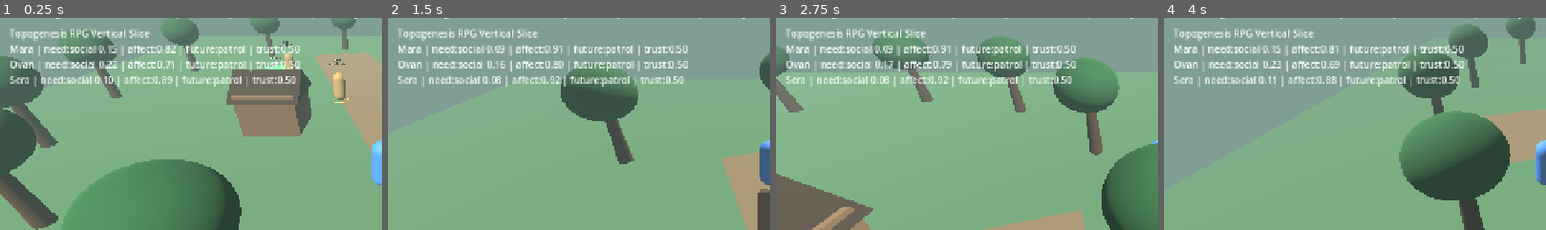
Above: before the commit, frames 1-4 (left to right).
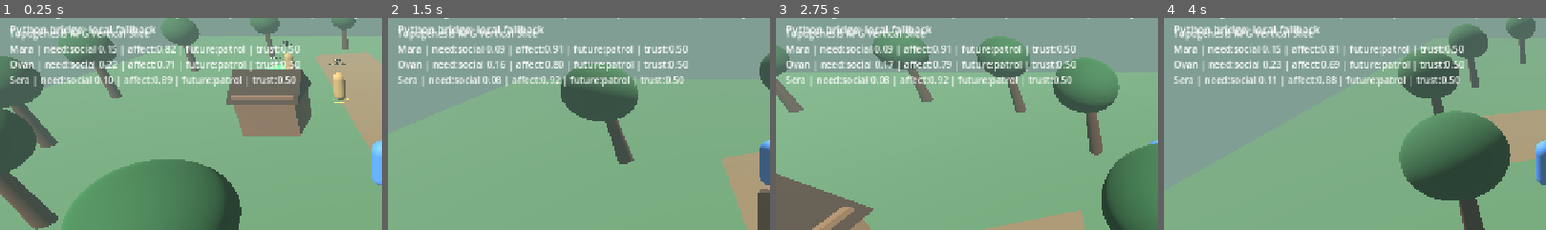
Above: after the commit, the same moments.

Repository: Homeo-X/Topogenesis
Game: Godot game, scene res://scenes/main.tscn
Two runs of this game, one before a commit and one after it. Both use one fixed random seed, a clock stepped at 60 frames per second and the inputs below.
Inputs:
- Up to frame 1 (0.25 s): no input
- Up to frame 2 (1.5 s): hold D (move_right) 0.53-1.28 s; hold E (interact) 0.53-1.28 s; hold S (move_back) from 1.28 s (still down); tap Shift (sprint) at 1.35 s
- Up to frame 3 (2.75 s): release S (move_back) at 2.03 s; hold D (move_right) from 2.03 s (still down); hold E (interact) from 2.03 s (still down)
- Up to frame 4 (4 s): release D (move_right) at 2.78 s; release E (interact) at 2.78 s; hold W (move_forward) 2.78-3.53 s; tap Shift (sprint) at 2.85 s; hold A (move_left) from 3.53 s (still down); hold E (interact) from 3.53 s (still down)
The pictures show only the part of the screen within x 0-50%, y 8-58%; the shares and areas given below are measured in that part.

The runs differ from the first frame. In frame 1, 0.8% of the frame differs, in the area x 2-41%, y 3-9%; in frame 2, 0.8%; in frame 3, 0.8%; in frame 4, 0.8%.

Commit message:
Add Python cognition bridge for Godot

Diff:
--- a/godot/scripts/debug_hud.gd
+++ b/godot/scripts/debug_hud.gd
@@ -43,7 +43,11 @@
 	if dialogue_timer <= 0.0 and not dialogue_label.text.begins_with("WASD"):
 		dialogue_label.text = "WASD move | Shift sprint/threat | E interact | F1 debug | F5 save | F9 load | Esc pause"
 
-	objective_label.text = "%s\n%s" % [GameDirector.objective_text(), GameDirector.status_text()]
+	objective_label.text = "%s\n%s\n%s" % [
+		GameDirector.objective_text(),
+		GameDirector.status_text(),
+		TopogenesisBridge.backend_status(),
+	]
 	var lines: Array[String] = ["Topogenesis RPG Vertical Slice"]
 	for npc in get_tree().get_nodes_in_group("npc"):
 		if npc.has_method("debug_summary"):
--- a/godot/scripts/topogenesis_bridge.gd
+++ b/godot/scripts/topogenesis_bridge.gd
@@ -1,8 +1,22 @@
 extends Node
 
 const MAX_MEMORY_EVENTS := 128
+const BACKEND_URL := "http://127.0.0.1:8765/step"
 
 var npc_states: Dictionary = {}
+var npc_pressures: Dictionary = {}
+var backend_online := false
+var backend_pending := false
+var backend_tick := 0
+var http_request: HTTPRequest
+var poll_timer := 0.0
+
+
+func _ready() -> void:
+	http_request = HTTPRequest.new()
+	http_request.timeout = 0.35
+	http_request.request_completed.connect(_on_backend_response)
+	add_child(http_request)
 
 
 func register_npc(npc_id: String, display_name: String) -> void:
@@ -34,6 +48,12 @@
 	var resource: float = clampf(float(world_pressure.get("resource", 0.0)), 0.0, 1.0)
 	var player_help: float = clampf(float(world_pressure.get("player_help", 0.0)), 0.0, 1.0)
 	var player_threat: float = clampf(float(world_pressure.get("player_threat", 0.0)), 0.0, 1.0)
+	npc_pressures[npc_id] = {
+		"hazard": hazard,
+		"resource": resource,
+		"player_help": player_help,
+		"player_threat": player_threat,
+	}
 
 	state.energy = clampf(state.energy - 0.006 * delta + 0.018 * resource * delta, 0.0, 1.0)
 	state.environmental_safety = clampf(1.0 - hazard, 0.0, 1.0)
@@ -74,6 +94,7 @@
 		1.0
 	)
 	state.future_action = _choose_future_action(metabolic, epistemic, safety, state.trust_player)
+	_poll_backend(delta)
 	return state
 
 
@@ -123,6 +144,50 @@
 			memory.pop_front()
 
 
+func backend_status() -> String:
+	return "Python bridge: online tick %d" % backend_tick if backend_online else "Python bridge: local fallback"
+
+
+func _poll_backend(delta: float) -> void:
+	if http_request == null or backend_pending:
+		return
+	poll_timer -= delta
+	if poll_timer > 0.0:
+		return
+	poll_timer = 0.25
+	backend_pending = true
+	var payload := {
+		"delta": maxf(delta, 0.016),
+		"snapshot": {"npcs": export_snapshot()},
+		"pressures": npc_pressures,
+	}
+	var err := http_request.request(
+		BACKEND_URL,
+		["Content-Type: application/json"],
+		HTTPClient.METHOD_POST,
+		JSON.stringify(payload)
+	)
+	if err != OK:
+		backend_pending = false
+		backend_online = false
+
+
+func _on_backend_response(_result: int, response_code: int, _headers: PackedStringArray, body: PackedByteArray) -> void:
+	backend_pending = false
+	if response_code != 200:
+		backend_online = false
+		return
+	var parsed = JSON.parse_string(body.get_string_from_utf8())
+	if typeof(parsed) != TYPE_DICTIONARY:
+		backend_online = false
+		return
+	var npcs = parsed.get("npcs", {})
+	if typeof(npcs) == TYPE_DICTIONARY:
+		import_snapshot(npcs)
+	backend_tick = int(parsed.get("tick", backend_tick))
+	backend_online = true
+
+
 func _dominant_need(values: Dictionary) -> String:
 	var best_key := "unknown"
 	var best_value := -INF
Not shown, changed: docs/GETTING_STARTED.md
Not shown, changed: godot/README.md
Not shown, changed: pyproject.toml
Not shown, added: tests/test_game_bridge.py
Not shown, added: topogenesis/game_bridge/__init__.py
Not shown, added: topogenesis/game_bridge/server.py
Not shown, added: topogenesis/game_bridge/state.py
